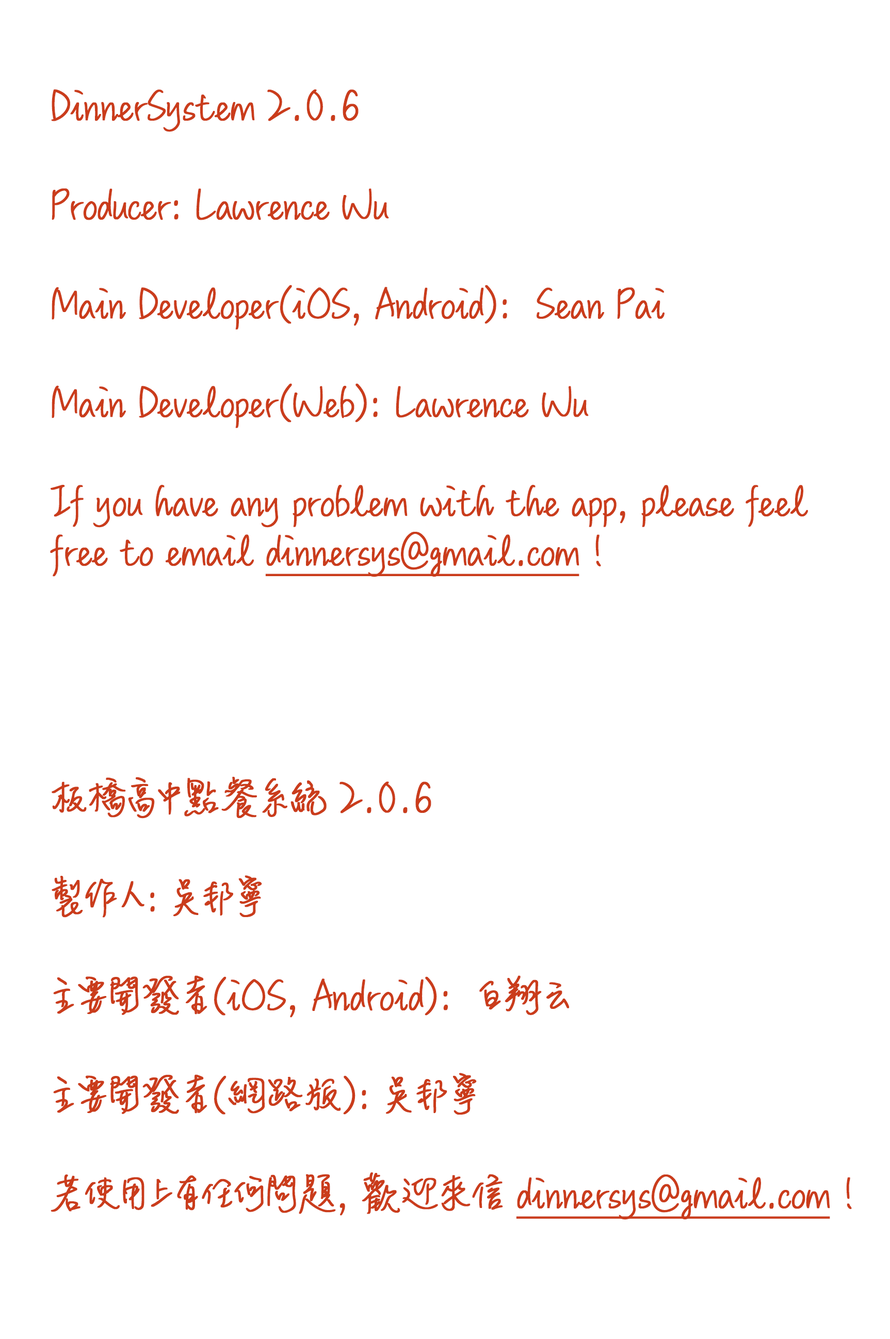
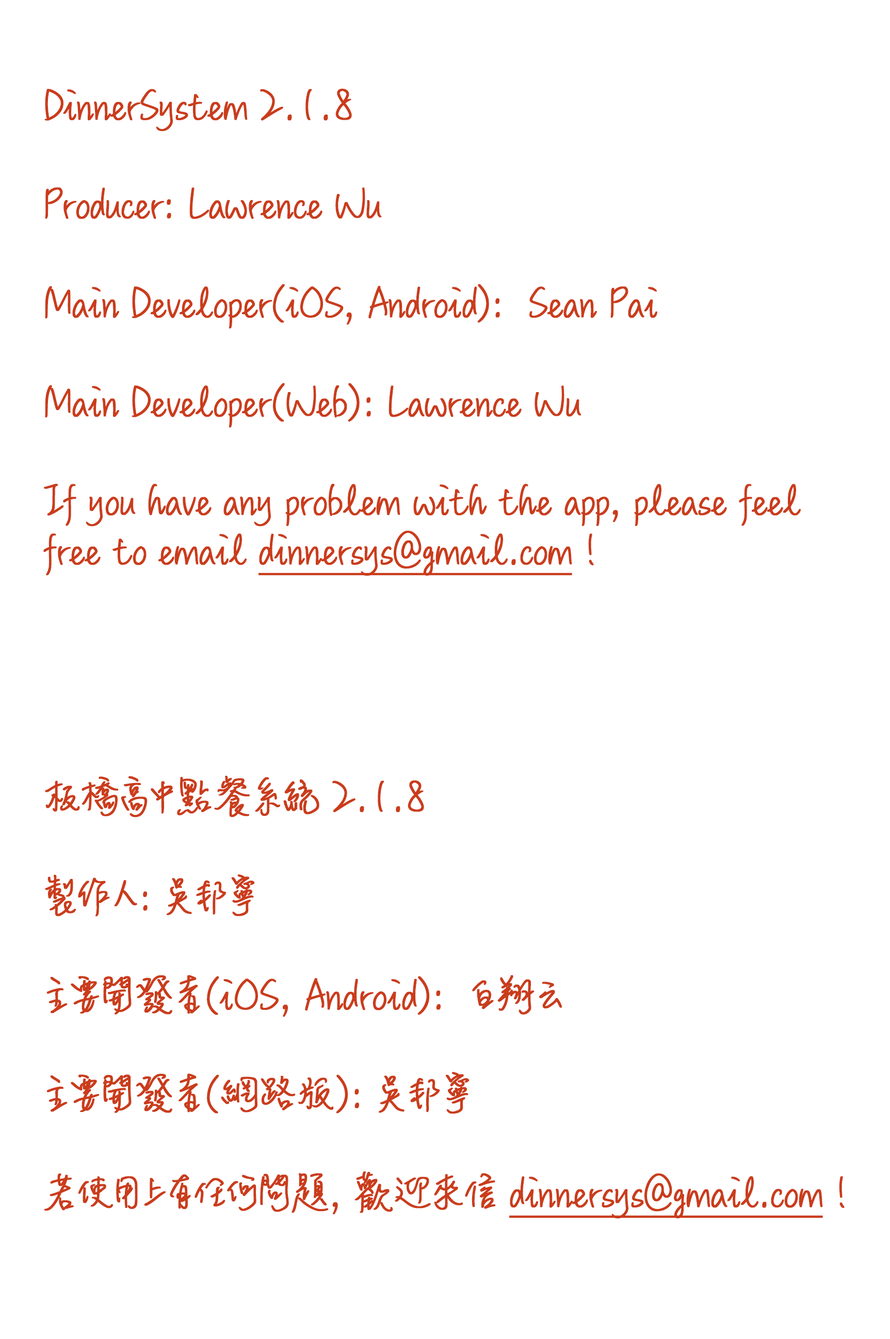
Before/after of a 890x1339 layered artwork. What changed in the layer stack:
renamed "DinnerSystem 2.0.6 Producer: Lawrence Wu Main Developer(iOS," to "DinnerSystem 2.1.8 Producer: Lawrence Wu Main Developer(iOS,", painted on it over [left=43, top=88, right=852, bottom=1220]
